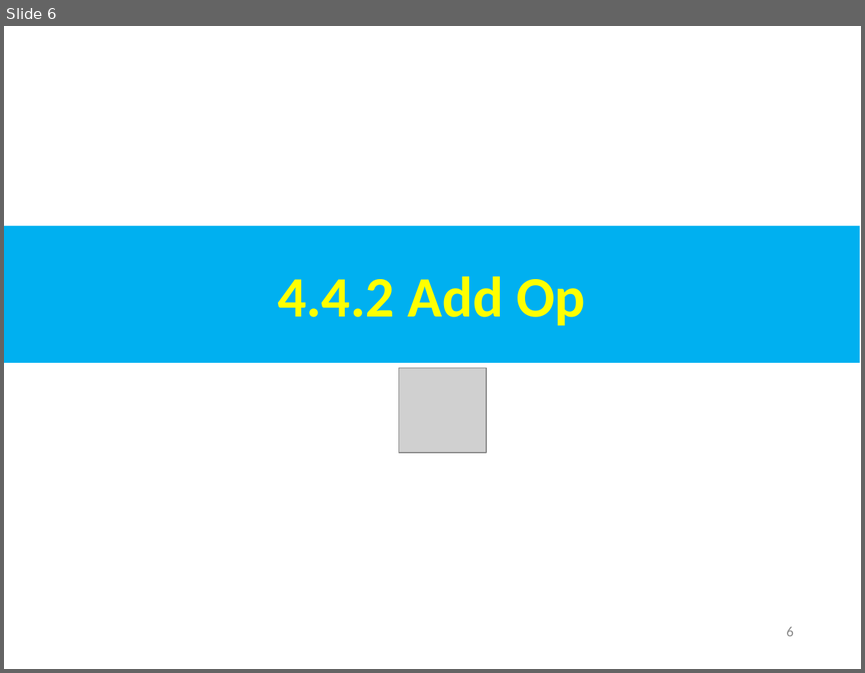
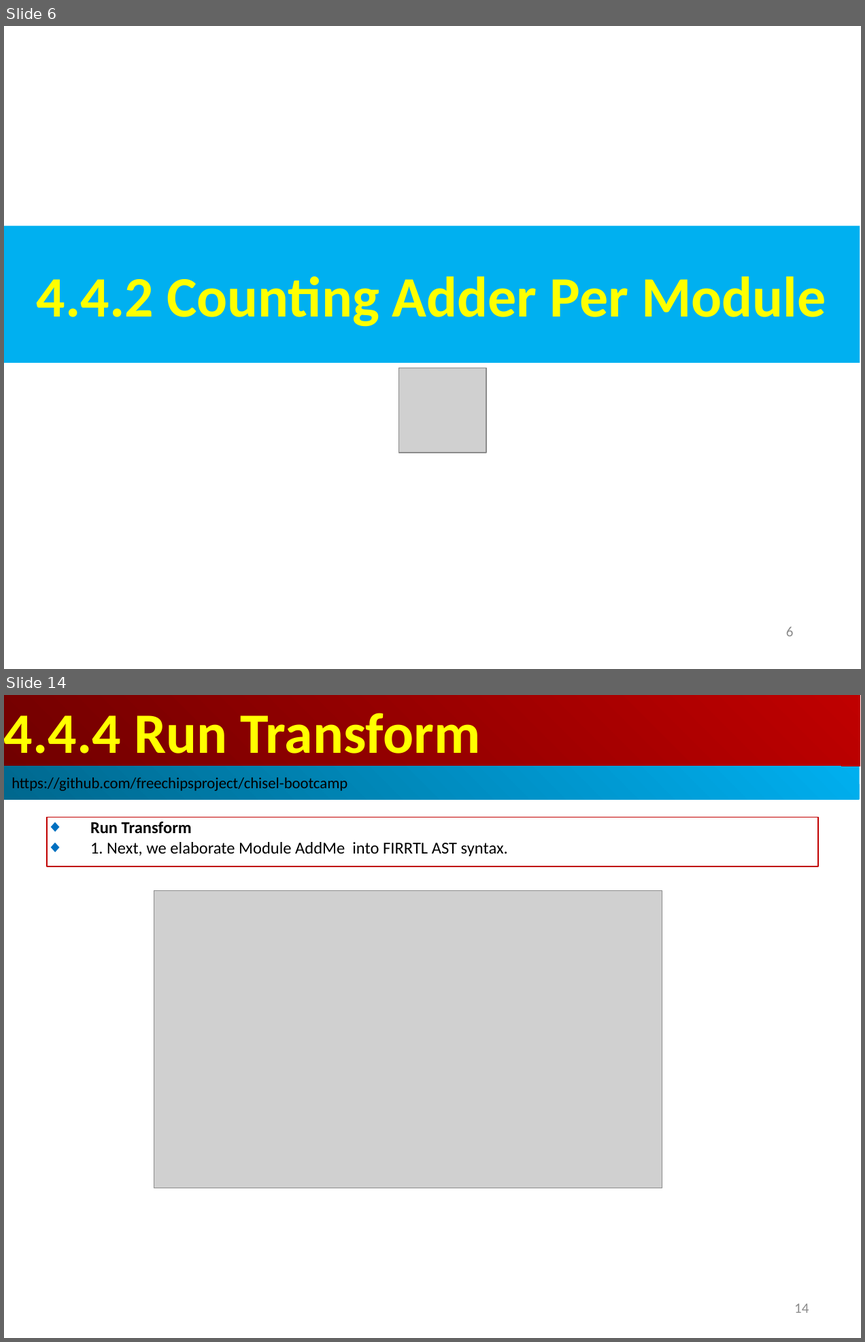
Before and after one commit to peterhchen/AIU_CS800_Chisel, a slide deck: 300_UCB_BC/004.4_Add_Op/000_Video/004.4_Add_Op.ppt. Shown one above the other, each under a label of ours: slide 6 before the commit, slides 6 and 14 after it; the slides between them are not shown. The pictures are 865x673 and 865x1342 pixels, drawn with LibreOffice and Linux fonts; fonts in the diff are those of the drawing; grey boxes stand for pictures. Boxes give left, top, right and bottom in pixels: in the first picture for what was removed or moved away, otherwise in the second. Text is boxed around its words. In the diff, an @@ line names an element or a change of style, - is before the commit and + after.

```diff
--- a/300_UCB_BC/004.4_Add_Op/000_Video/004.4_Add_Op.ppt
+++ b/300_UCB_BC/004.4_Add_Op/000_Video/004.4_Add_Op.ppt
@@ slide 14 added at <box>4,695,861,1338</box>, background #FFFFFF @@
@@ rectangle added at <box>4,695,860,766</box>, fill gradient #BF0000 to #710000, 48 pt, text #FFFF00, bold @@
+4.4.4 Run Transform
@@ rectangle added at <box>4,766,859,800</box>, fill gradient #00AFEF to #00688E, 13 pt, text #000000 @@
+https://github.com/freechipsproject/chisel-bootcamp
@@ rectangle added at <box>47,817,818,866</box>, outline #C00000 0.74 pt, 14 pt, text #000000 @@
+◆ Run Transform
+◆ 1. Next, we elaborate Module AddMe into FIRRTL AST syntax.
@@ picture added at <box>154,890,662,1187</box> @@
@@ page number added at <box>794,1303,808,1312</box>, 12 pt, text #8B8B8B @@
+14
@@ slide 6 changed as well @@
@@ text in rectangle at <box>37,276,825,327</box>: text changed @@
-4.4.2 Add Op
+4.4.2 Counting Adder Per Module
```
Also in this commit, not shown: 1 other slide changed, 7 other slides added.
